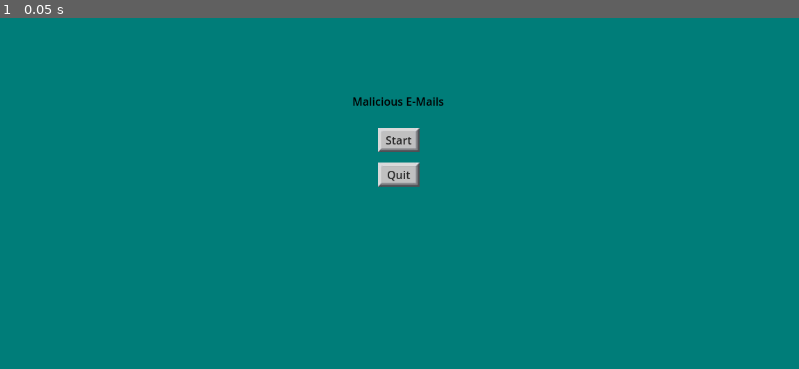
Above: before the commit, frame 1.
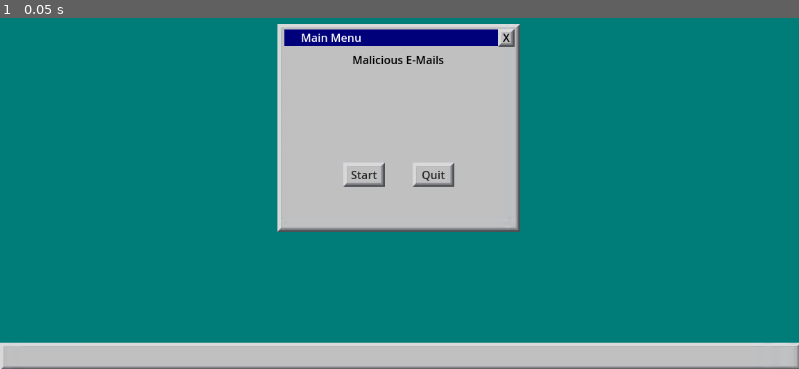
Above: after the commit, the same moment.

Repository: SeanGreeley/2025-Chillennium-Drury
Game: Godot game, scene res://scenes/GameTitle.tscn
Same seed, same stepped clock (60 frames per second), same inputs: the game is played once before the commit and once after it. The project has no main scene, so this scene is started directly.
Inputs:
- Up to frame 1 (0.05 s): no input

The runs differ from the first frame. In frame 1, 25% of the frame differs, in the area x 0-100%, y 1-100%.

Commit message:
main menu things

Diff:
--- a/Theme/MainTheme.tres
+++ b/Theme/MainTheme.tres
@@ -1,7 +1,8 @@
-[gd_resource type="Theme" load_steps=8 format=3 uid="uid://0cvsh5dbnr77"]
+[gd_resource type="Theme" load_steps=11 format=3 uid="uid://0cvsh5dbnr77"]
 
 [ext_resource type="Texture2D" uid="uid://dgl3gu2kh6fi" path="res://assets/button.jpg" id="1_otsgr"]
 [ext_resource type="Texture2D" uid="uid://3yqug2ps3760" path="res://assets/pressed button.jpg" id="2_4sykj"]
+[ext_resource type="Texture2D" uid="uid://dx4sd3ld6t3ea" path="res://assets/listContainer.jpg" id="3_nruno"]
 
 [sub_resource type="StyleBoxEmpty" id="StyleBoxEmpty_t0w2b"]
 
@@ -26,8 +27,23 @@
 texture_margin_right = 7.0
 texture_margin_bottom = 7.0
 
+[sub_resource type="StyleBoxTexture" id="StyleBoxTexture_ds5xd"]
+texture = ExtResource("3_nruno")
+texture_margin_left = 6.0
+texture_margin_top = 6.0
+texture_margin_right = 6.0
+texture_margin_bottom = 6.0
+modulate_color = Color(0.752941, 0.752941, 0.752941, 1)
+
 [sub_resource type="StyleBoxTexture" id="StyleBoxTexture_p3e0l"]
 texture_margin_left = 10.0
+
+[sub_resource type="StyleBoxTexture" id="StyleBoxTexture_7isak"]
+texture = ExtResource("1_otsgr")
+texture_margin_left = 6.0
+texture_margin_top = 6.0
+texture_margin_right = 6.0
+texture_margin_bottom = 6.0
 
 [resource]
 Button/colors/font_color = Color(0.151276, 0.151276, 0.151276, 1)
@@ -38,5 +54,11 @@
 Button/styles/hover = SubResource("StyleBoxTexture_b4fkq")
 Button/styles/normal = SubResource("StyleBoxTexture_kyocu")
 Button/styles/pressed = SubResource("StyleBoxTexture_x2gh1")
+ItemList/colors/font_color = Color(0.152941, 0.152941, 0.152941, 1)
+ItemList/colors/font_hovered_color = Color(0.152941, 0.152941, 0.152941, 1)
+ItemList/colors/font_outline_color = Color(0.152941, 0.152941, 0.152941, 1)
+ItemList/colors/font_selected_color = Color(0.152941, 0.152941, 0.152941, 1)
+ItemList/styles/panel = SubResource("StyleBoxTexture_ds5xd")
 Label/colors/font_color = Color(0, 0, 0, 1)
 Label/styles/normal = SubResource("StyleBoxTexture_p3e0l")
+Panel/styles/panel = SubResource("StyleBoxTexture_7isak")
--- a/scenes/GameTitle.tscn
+++ b/scenes/GameTitle.tscn
@@ -9,31 +9,89 @@
 
 [node name="BackGround" type="ColorRect" parent="."]
 layout_mode = 0
-offset_right = 1160.0
-offset_bottom = 670.0
+offset_right = 1155.0
+offset_bottom = 650.0
 color = Color(0, 0.490196, 0.47451, 1)
 
-[node name="Label" type="Label" parent="."]
+[node name="Panel" type="Panel" parent="."]
 layout_mode = 0
-offset_left = 475.0
-offset_top = 250.0
-offset_right = 675.0
-offset_bottom = 273.0
+offset_left = 400.0
+offset_top = 150.0
+offset_right = 750.0
+offset_bottom = 450.0
+
+[node name="Label" type="Label" parent="Panel"]
+layout_mode = 0
+offset_left = 75.0
+offset_top = 40.0
+offset_right = 275.0
+offset_bottom = 63.0
 text = "Malicious E-Mails"
 horizontal_alignment = 1
 
-[node name="Button" type="Button" parent="."]
+[node name="Button" type="Button" parent="Panel"]
 layout_mode = 0
-offset_left = 545.0
-offset_top = 300.0
-offset_right = 605.0
-offset_bottom = 331.0
+offset_left = 95.0
+offset_top = 200.0
+offset_right = 155.0
+offset_bottom = 235.0
 text = "Start"
 
-[node name="Button2" type="Button" parent="."]
+[node name="Button2" type="Button" parent="Panel"]
 layout_mode = 0
-offset_left = 545.0
-offset_top = 350.0
-offset_right = 605.0
-offset_bottom = 381.0
+offset_left = 195.0
+offset_top = 200.0
+offset_right = 255.0
+offset_bottom = 235.0
 text = "Quit"
+
+[node name="ColorRect" type="ColorRect" parent="Panel"]
+layout_mode = 0
+offset_left = 10.0
+offset_top = 8.0
+offset_right = 340.0
+offset_bottom = 32.0
+color = Color(0, 0, 0.478431, 1)
+
+[node name="Label2" type="Label" parent="Panel/ColorRect"]
+layout_mode = 0
+offset_left = -32.0
+offset_right = 168.0
+offset_bottom = 23.0
+theme_override_colors/font_color = Color(1, 1, 1, 1)
+text = "Main Menu"
+horizontal_alignment = 1
+
+[node name="Button3" type="Button" parent="Panel/ColorRect"]
+layout_mode = 0
+offset_left = 308.0
+offset_top = -1.0
+offset_right = 332.0
+offset_bottom = 25.0
+
+[node name="Label3" type="Label" parent="Panel/ColorRect"]
+layout_mode = 0
+offset_left = 310.0
+offset_right = 330.0
+offset_bottom = 23.0
+text = "X"
+horizontal_alignment = 1
+
+[node name="ItemList" type="ItemList" parent="."]
+layout_mode = 0
+offset_left = -449.0
+offset_top = 144.0
+offset_right = -185.0
+offset_bottom = 454.0
+
+[node name="Label" type="Label" parent="ItemList"]
+layout_mode = 0
+offset_right = 11.0
+offset_bottom = 23.0
+text = "Hey you over there"
+
+[node name="Panel2" type="Panel" parent="."]
+layout_mode = 0
+offset_top = 610.0
+offset_right = 1155.0
+offset_bottom = 650.0
Binary file added: assets/listContainer.jpg
Not shown, added: assets/listContainer.jpg.import
